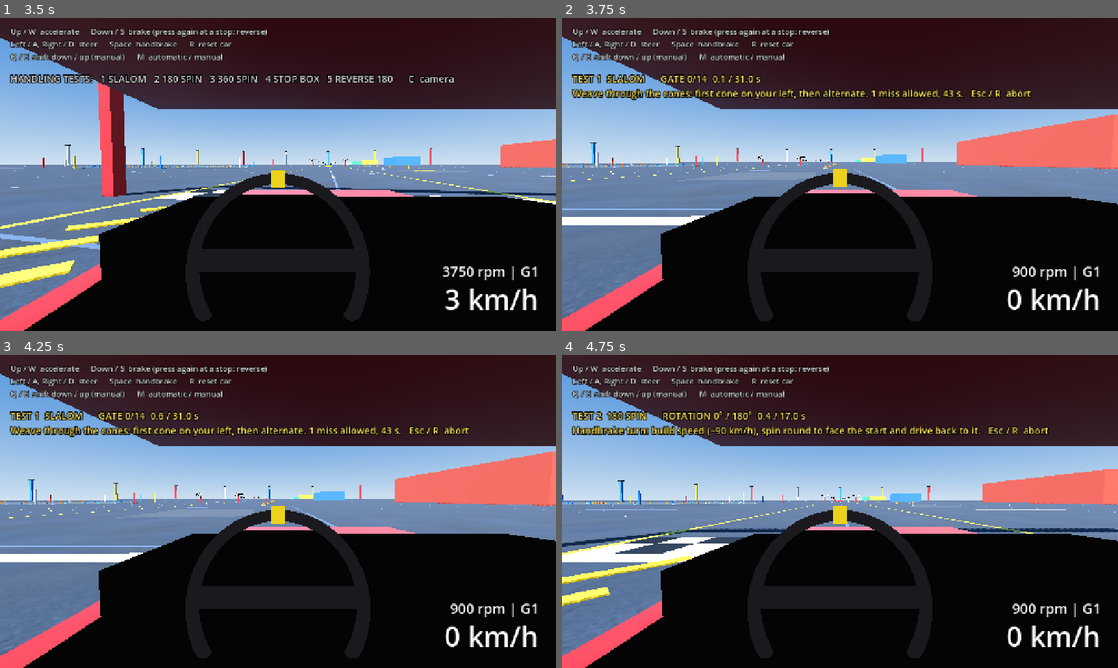
Above: before the commit, frames 1-4 (two rows, left to right).
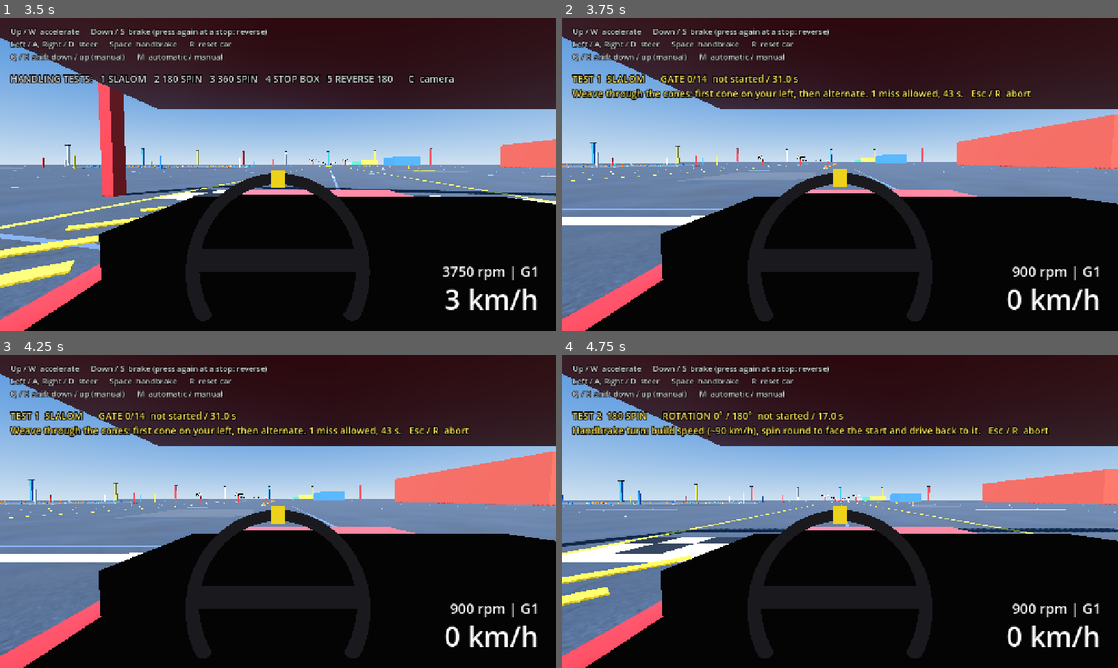
Above: after the commit, the same moments.

Repository: kokosro/factory-driver
Game: Godot game, scene res://scenes/main.tscn
Same seed, same stepped clock (60 frames per second), same inputs: the game is played once before the commit and once after it.
Inputs:
- Up to frame 1 (3.5 s): tap Enter at 0.5 s; hold Right (steer_right) 0.53-1.28 s; tap C (camera_cycle) at 0.6 s; tap R (reset_car) at 1.25 s; hold Down (brake) 1.28-2.03 s; tap B (look_back) at 1.35 s; hold Right (steer_right) 2.03-2.78 s; tap , (look_left) at 2.1 s; hold Up (accelerate) from 2.78 s (still down); tap . (look_right) at 2.85 s
- Up to frame 2 (3.75 s): release Up (accelerate) at 3.53 s; hold Left (steer_left) from 3.53 s (still down); tap 1 (test_1) at 3.6 s
- Up to frame 3 (4.25 s): keep holding Left (steer_left)
- Up to frame 4 (4.75 s): keep holding Left (steer_left); tap R (reset_car) at 4.25 s; tap 2 (test_2) at 4.35 s

Frame 1 is identical in both runs. In frame 2, 0.3% of the frame differs, in the area x 27-43%, y 17-21%; in frame 3, 0.3%; in frame 4, 0.3%.

Commit message:
Missions: show the run clock, "not started" until the start line
The running line's clock was run.elapsed, counting from the moment the
test began. It reads the run clock now: "not started / 8.3 s" until the
car crosses the test's start line, then "3.2 / 8.3 s", standing once the
car is at the finish. Waiting on the start point costs nothing, and the
line says so.

Diff:
--- a/scripts/mission_manager.gd
+++ b/scripts/mission_manager.gd
@@ -33,6 +33,10 @@
 ## ... and the shorter ABORTED one [s].
 const ABORT_BANNER_TIME := 2.0
 
+## What the running line's clock reads until the car crosses the test's start
+## line: the run is not being timed yet (HandlingTests, "The run clock").
+const CLOCK_NOT_STARTED := "not started"
+
 const LINE_COLOR_IDLE := Color(1, 1, 1, 0.85)
 const LINE_COLOR_RUNNING := Color(1.0, 0.9, 0.35, 1)
 const BANNER_COLOR_PASSED := Color(0.35, 1.0, 0.45, 1)
@@ -244,9 +248,18 @@
 		return
 	var test := run.test
 	# The clock: against the test's target time, where it has one.
-	var clock := "%.1f s" % run.elapsed
+	# was run.elapsed, counting from the moment the test began ("0.0 / 11.0 s",
+	# "0.1 / 11.0 s", ...) -> the run clock: it reads "not started" until the car
+	# crosses the test's start line ("not started / 9.5 s"), counts from there
+	# and stands once the car is at the finish. Waiting on the start point costs
+	# nothing, and the line says so.
+	var clock := CLOCK_NOT_STARTED
+	if run.started():
+		clock = "%.1f" % run.run_time()
 	if test.has("target_time_s"):
-		clock = "%.1f / %.1f s" % [run.elapsed, test.target_time_s]
+		clock += " / %.1f" % test.target_time_s
+	if run.started() or test.has("target_time_s"):
+		clock += " s"
 	hud.set_mission_line(
 		"TEST %d  %s      %s  %s\n%s   Esc / R  abort" % [selected_index + 1, test.title, _progress_text(), clock, test.objective],
 		LINE_COLOR_RUNNING,
